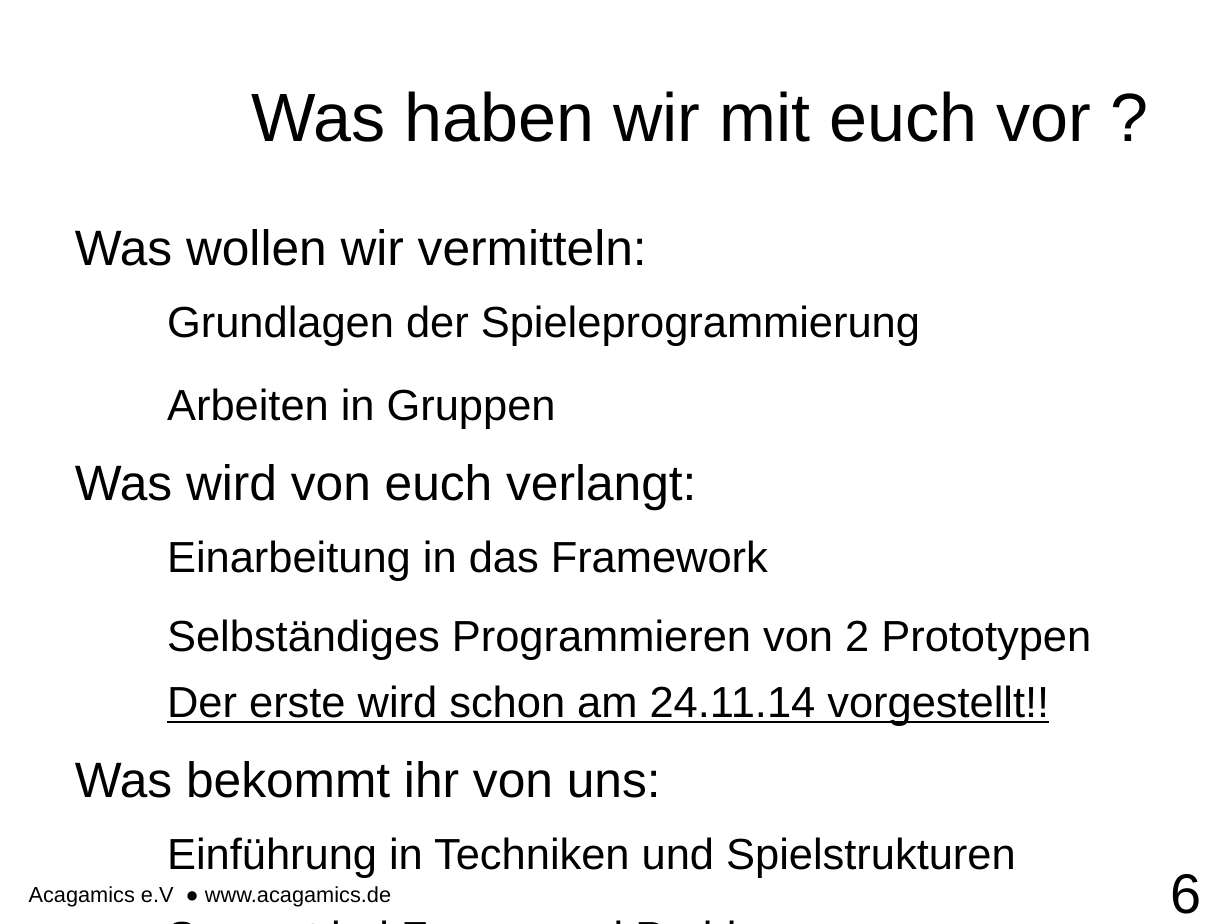
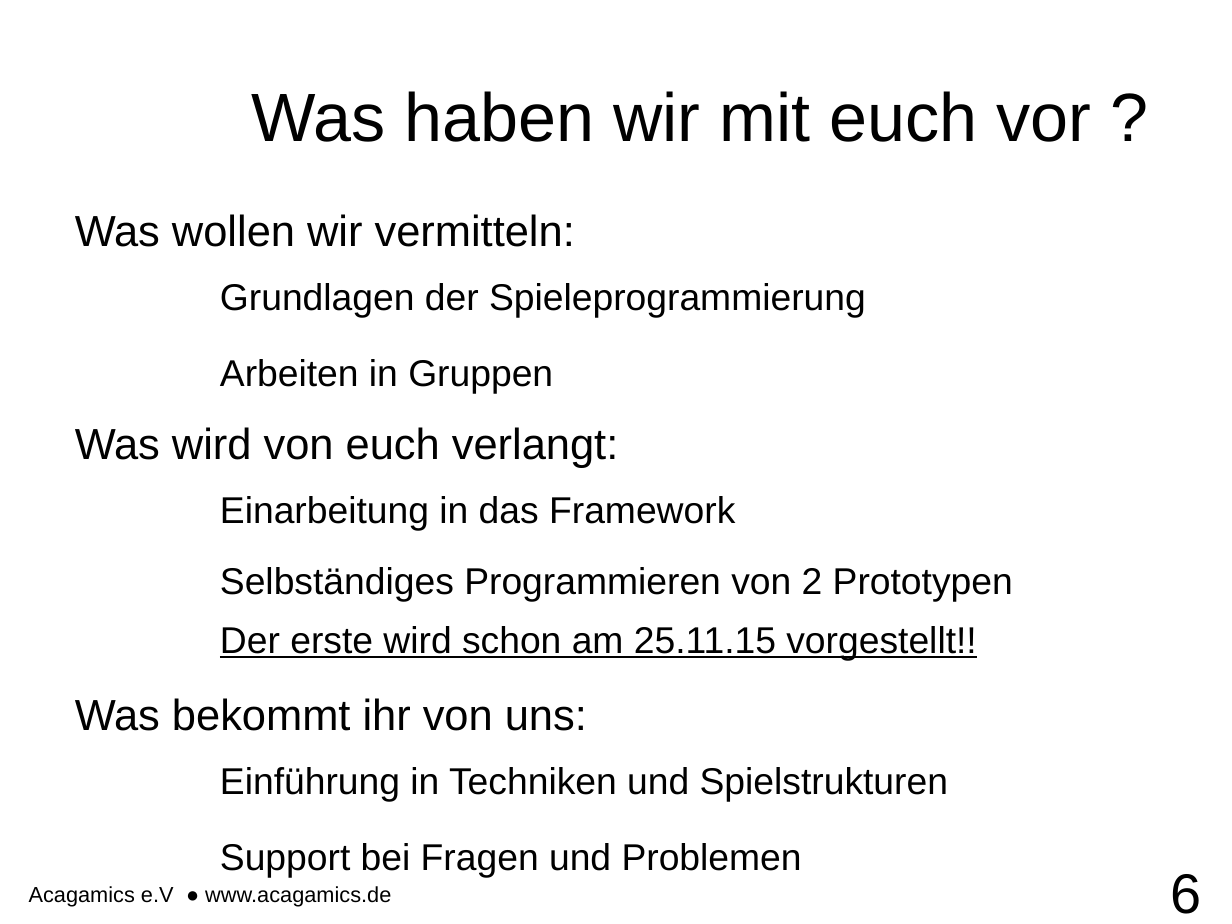
Before and after one commit to endert/Intro2D, a slide deck: slide 6 of 1. Vorlesung 20.10.14/1. VorstellungIntro2D.odp. Drawn at 1232x924 pixels with LibreOffice and Linux fonts; fonts in the diff are those of the drawing; background and template pictures are left out. Boxes give left, top, right and bottom in pixels: in the first picture for what was removed or moved away, otherwise in the second. Text is boxed around its words. In the diff, an @@ line names an element or a change of style, - is before the commit and + after.

```diff
--- a/1. Vorlesung 20.10.14/1. VorstellungIntro2D.odp
+++ b/1. Vorlesung 20.10.14/1. VorstellungIntro2D.odp
@@ text "Was wollen wir vermitteln:": place and size @@
-text "Was wollen wir vermitteln:" at box(75, 229, 1091, 878)
+text "Was wollen wir vermitteln:" at box(75, 214, 1013, 877)
@@ text at box(75, 214, 1013, 877): size 32 to 28 pt in "Was wollen wir vermitteln:", "Was wird von euch verlangt:", "Was bekommt ihr von uns:"; size 28 to 24 pt in "Grundlagen der Spieleprogrammierung", "Arbeiten in Gruppen", "Einarbeitung in das Framework", "Selbständiges Programmieren von 2 Prototypen" and 2 more places; indent changed @@
@@ text at box(220, 626, 976, 660): text changed; size 28 to 24 pt @@
-  Der erste wird schon am 24.11.14 vorgestellt!!
+  ● Der erste wird schon am 25.11.15 vorgestellt!!
```
Also in this commit, not shown: 12 other slides changed, 1 other file.
